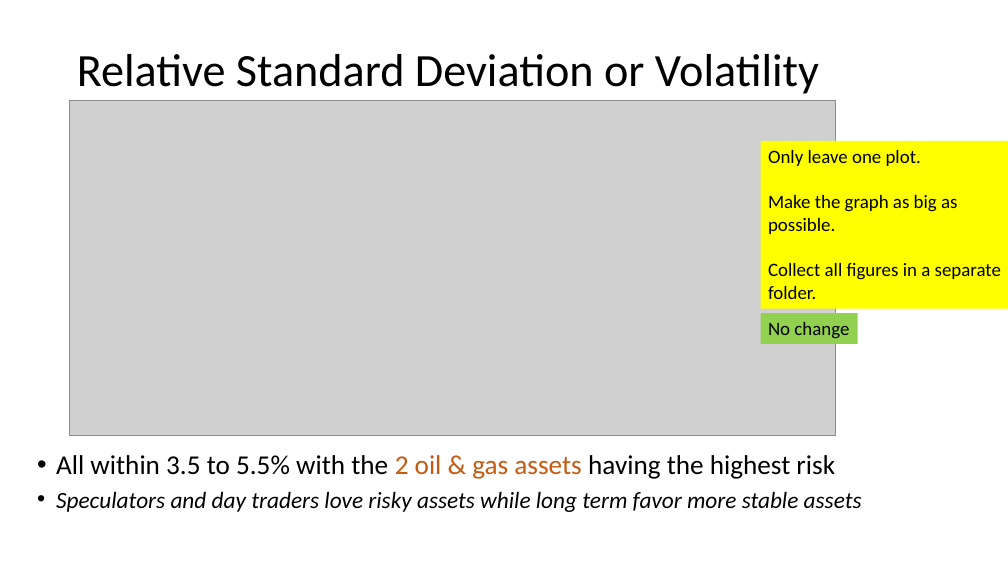
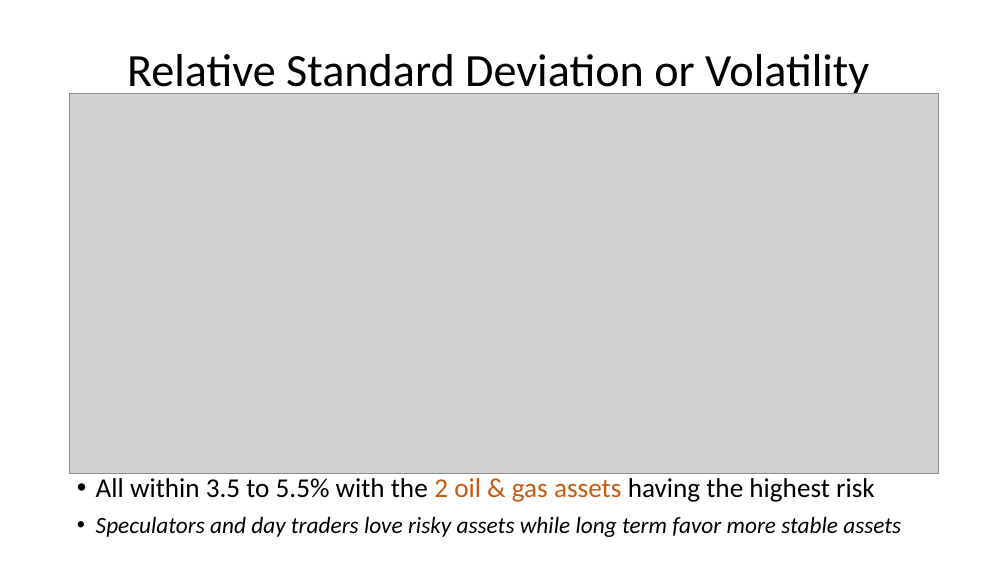
Before and after one commit to claybeaver/Group9_Project1, a slide deck: slide 9 of Final_Presentation.pptx. Drawn at 1008x567 pixels with LibreOffice and Linux fonts; fonts in the diff are those of the drawing; grey boxes stand for pictures. Boxes give left, top, right and bottom in pixels: in the first picture for what was removed or moved away, otherwise in the second. Text is boxed around its words. In the diff, an @@ line names an element or a change of style, - is before the commit and + after.

Commit message:
Worked on Final_Presentation.pptx, added new images

```diff
--- a/Final_Presentation.pptx
+++ b/Final_Presentation.pptx
@@ title "Relative Standard Deviation or Volatility" at (127, 54, 869, 98): alignment left to centre @@
@@ picture: place and size @@
-picture at (70, 101, 836, 436)
+picture at (70, 93, 939, 473)
@@ rectangle removed at (761, 141, 1008, 309) @@
-Only leave one plot.
-Make the graph as big as possible.
-Collect all figures in a separate folder.
@@ text "All within 3.5 to 5.5% ...": place and size @@
-text "All within 3.5 to 5.5% ..." at (56, 455, 862, 512)
+text "All within 3.5 to 5.5% ..." at (96, 478, 901, 537)
@@ text "All within 3.5 to 5.5% ..." at (96, 478, 901, 537): line spacing 0.8 to 0.9 @@
@@ rectangle removed at (761, 313, 858, 344) @@
-No change
```
Also in this commit, not shown: 10 other slides changed, 1 slide added, 1 slide removed, 4 other files.
